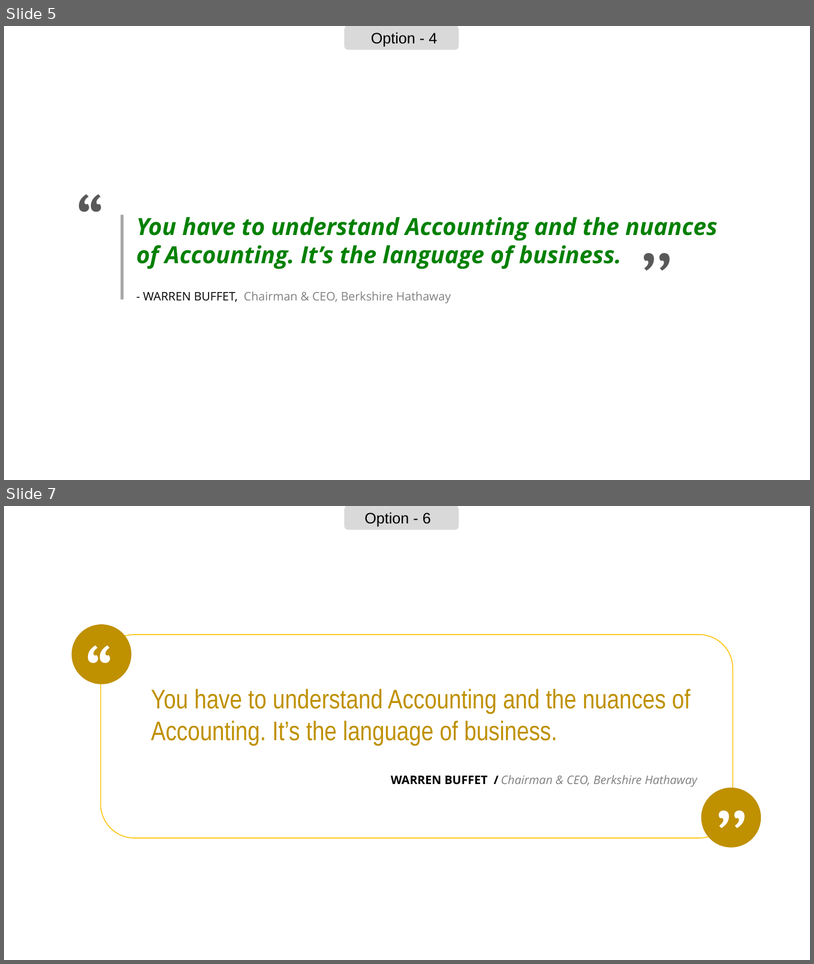
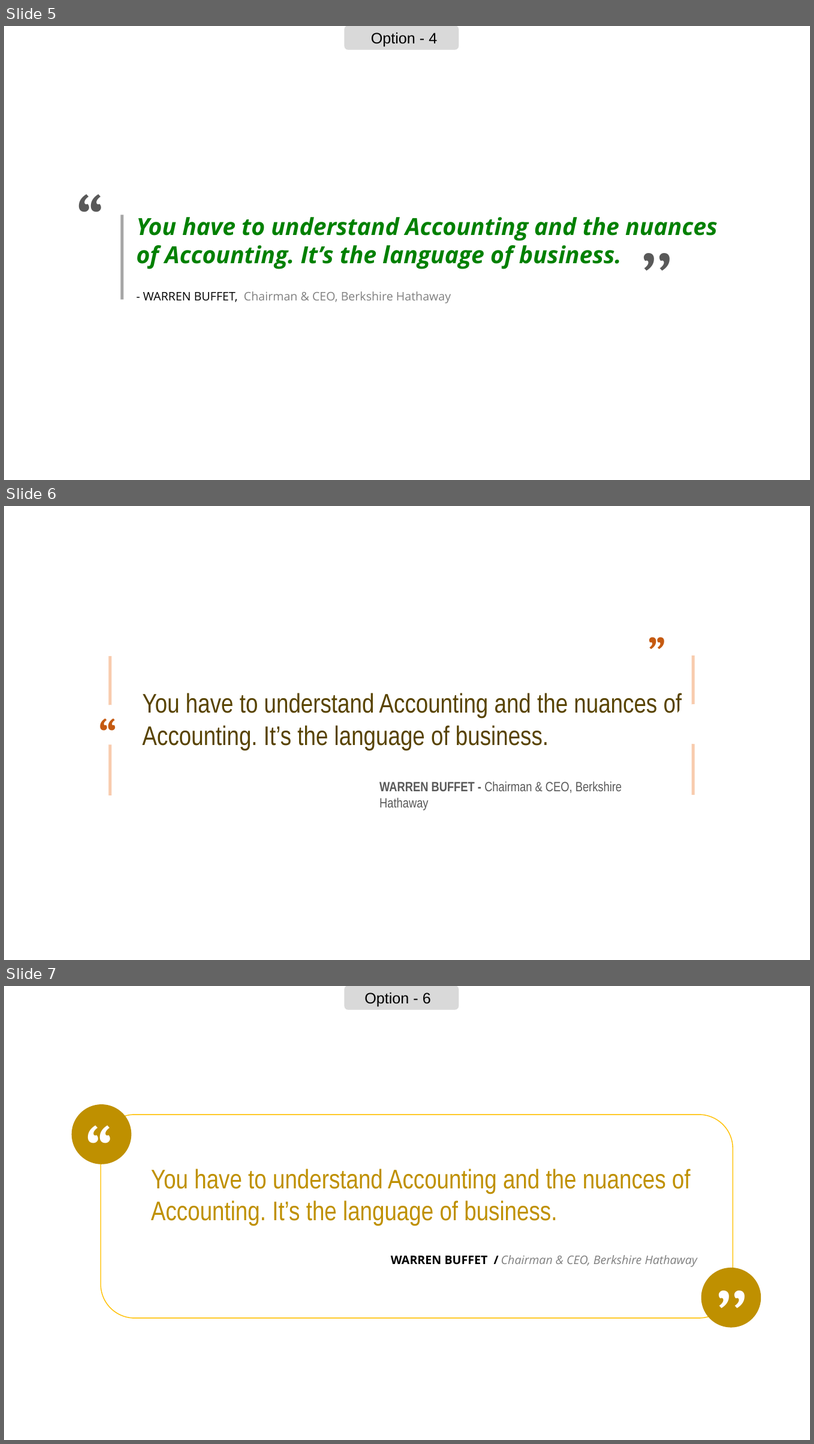
Before and after one commit to leonardodls/product-introduction-financial-accounting, a slide deck: assets/public/Chapter_1_Introduction_to_business_and_accounting_concepts/documents/resources/BusinessConcepts.pptx. Shown one above the other, each under a label of ours: slides 5 and 7 before the commit, slides 5, 6 and 7 after it; the slides between them are not shown. The pictures are 814x964 and 814x1444 pixels, drawn with LibreOffice and Linux fonts; fonts in the diff are those of the drawing. Boxes give left, top, right and bottom in pixels: in the first picture for what was removed or moved away, otherwise in the second. Text is boxed around its words. In the diff, an @@ line names an element or a change of style, - is before the commit and + after.

```diff
--- a/assets/public/Chapter_1_Introduction_to_business_and_accounting_concepts/documents/resources/BusinessConcepts.pptx
+++ b/assets/public/Chapter_1_Introduction_to_business_and_accounting_concepts/documents/resources/BusinessConcepts.pptx
@@ slide 6 added at <box>4,506,810,960</box>, background #FFFFFF @@
@@ group added at <box>90,655,714,810</box>: 4 texts, 2 rectangles, 2 ellipses @@
+You have to understand Accounting and the nuances of Accounting. It’s the language of business.
+WARREN BUFFET - Chairman & CEO, Berkshire Hathaway
+“
+“
```
Also in this commit, not shown: 1 slide removed, 1 other file.
